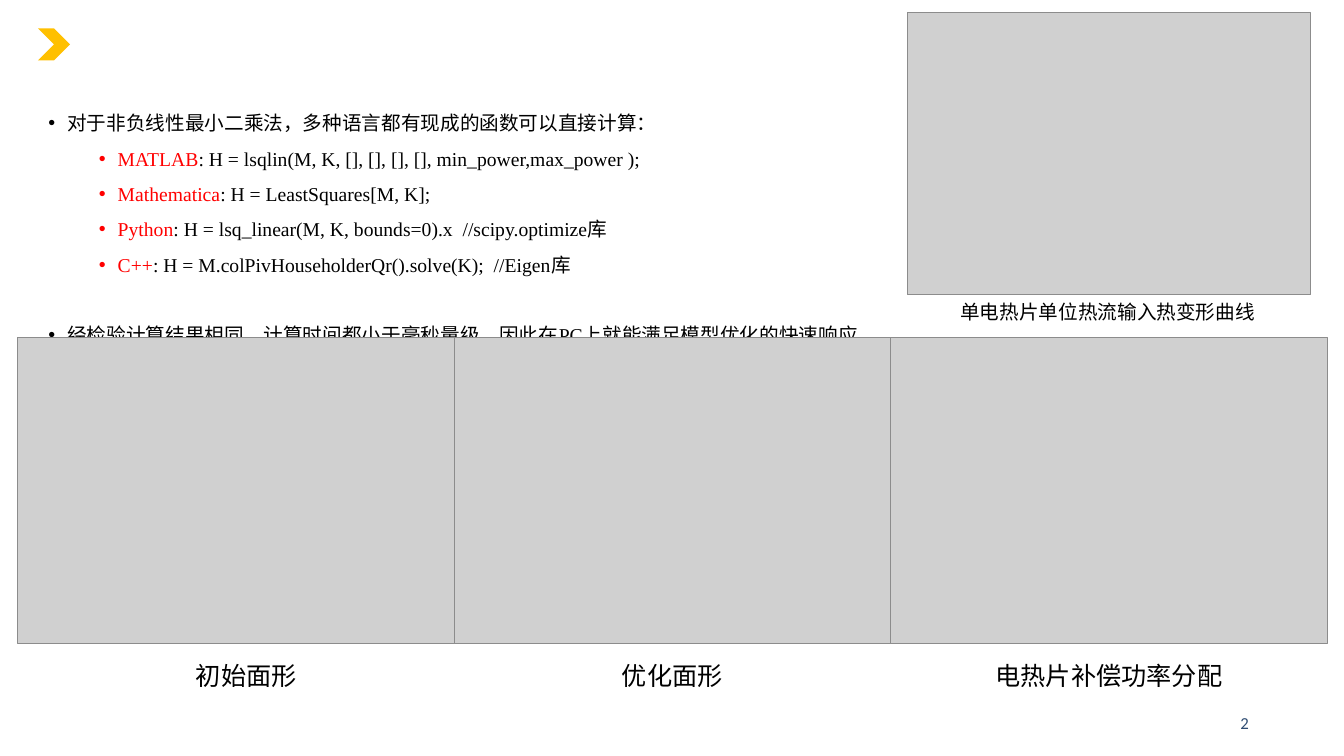
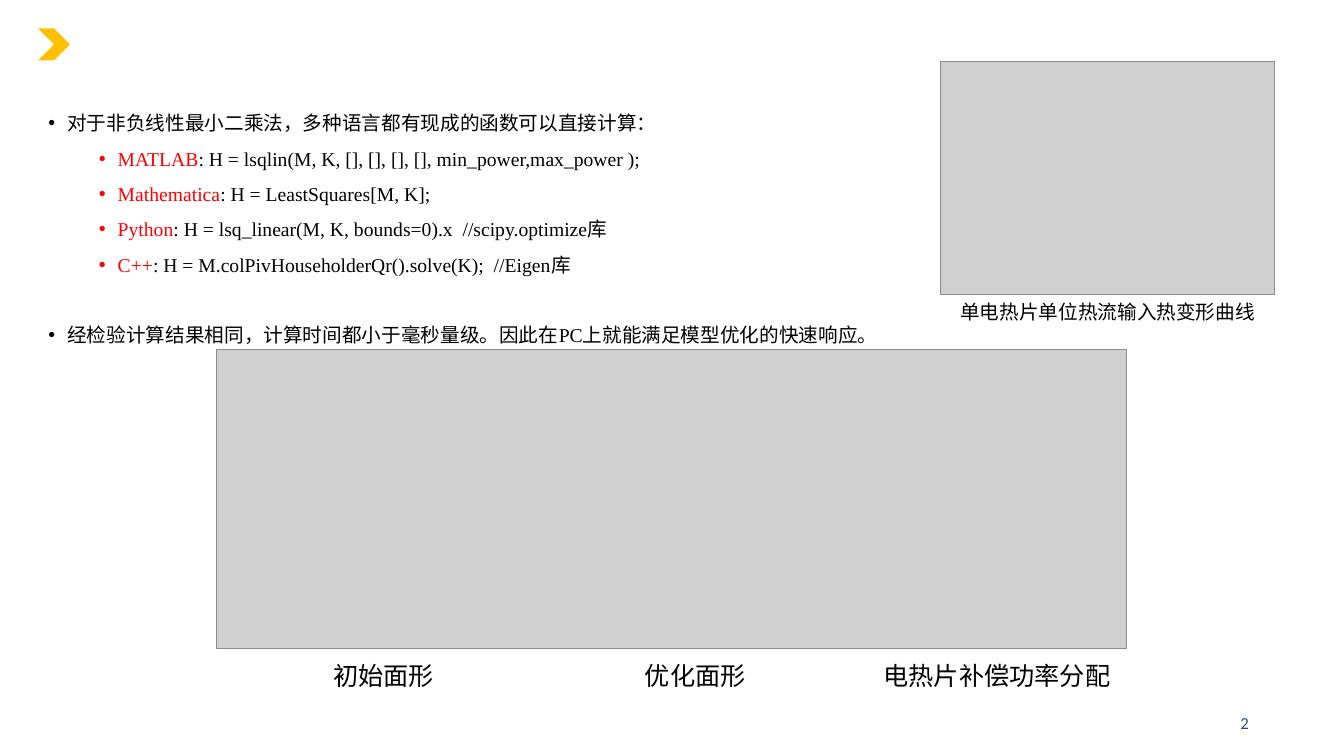
Before and after one commit to zhouhaozzz/MHCKF, a slide deck: slide 2 of 简介.pptx. Drawn at 1344x756 pixels with LibreOffice and Linux fonts; fonts in the diff are those of the drawing; grey boxes stand for pictures; background and template pictures are left out. Boxes give left, top, right and bottom in pixels: in the first picture for what was removed or moved away, otherwise in the second. Text is boxed around its words. In the diff, an @@ line names an element or a change of style, - is before the commit and + after.

```diff
--- a/简介.pptx
+++ b/简介.pptx
@@ picture: place and size @@
-picture at [907, 13, 1311, 295]
+picture at [942, 62, 1275, 294]
@@ picture removed at [17, 338, 454, 643] @@
@@ picture added at [217, 350, 1127, 648] @@
@@ picture removed at [455, 338, 891, 643] @@
@@ picture removed at [891, 338, 1328, 643] @@
@@ text "初始面形": place and size @@
-text "初始面形" at [196, 664, 297, 687]
+text "初始面形" at [333, 664, 434, 687]
@@ text "优化面形": place and size @@
-text "优化面形" at [622, 664, 723, 687]
+text "优化面形" at [645, 664, 746, 687]
@@ text "电热片补偿功率分配": place and size @@
-text "电热片补偿功率分配" at [996, 663, 1223, 687]
+text "电热片补偿功率分配" at [883, 663, 1110, 687]
```
Also in this commit, not shown: 2 other slides changed, 3 slides added, 47 other files.
